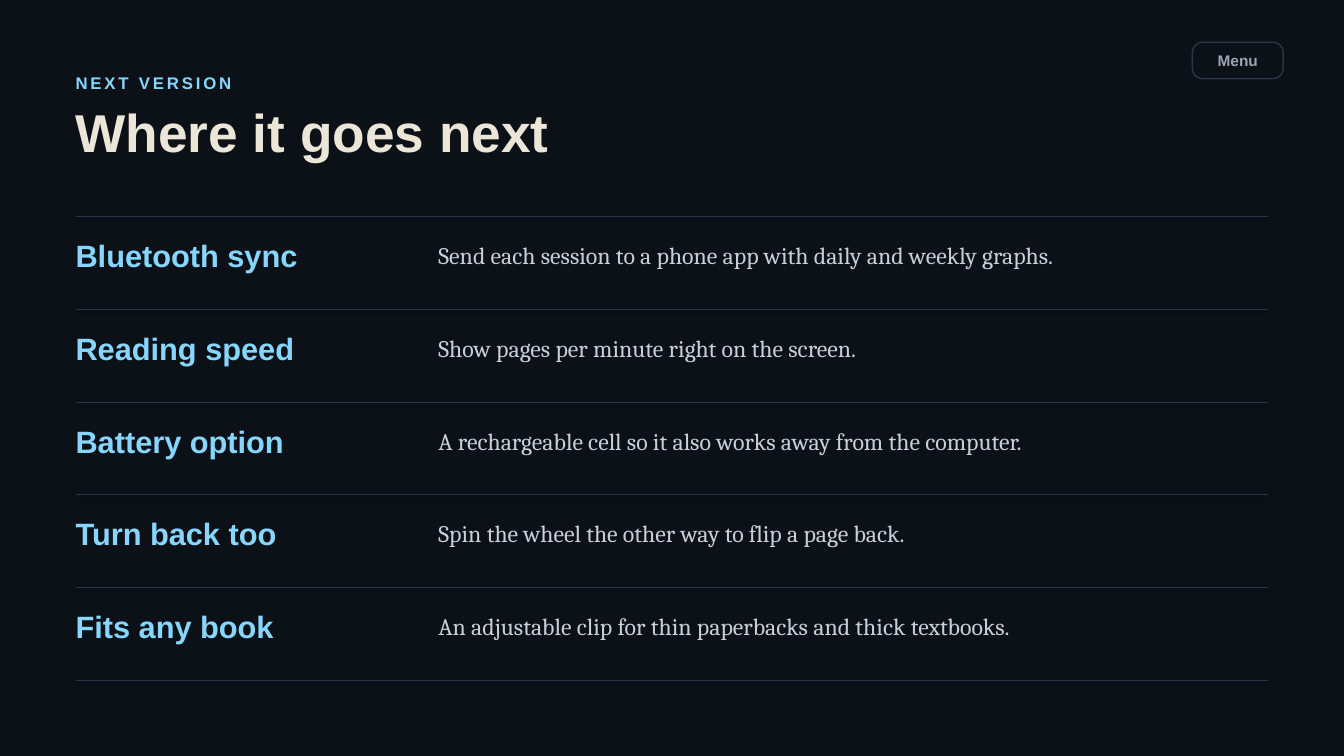
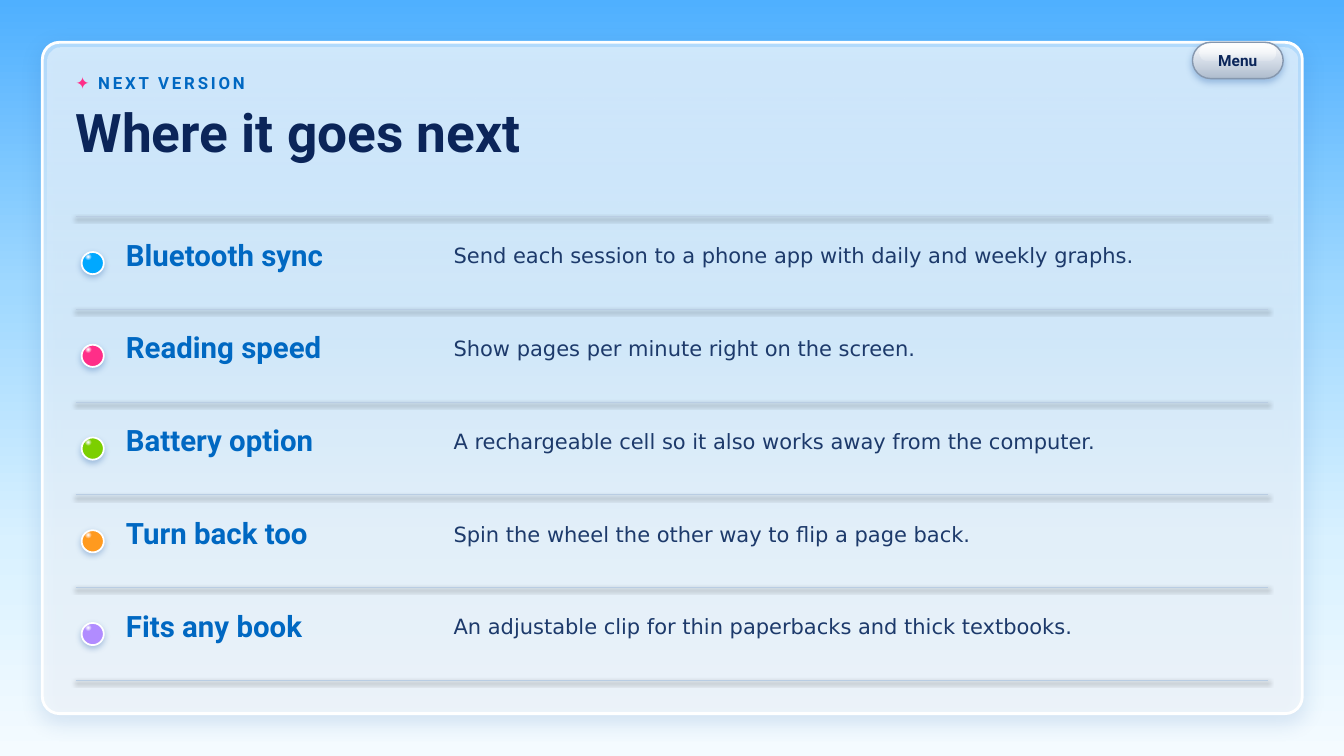
Before and after one commit to sharmaricha676-rgb/bookcounterppt, a slide deck: slide 39 of BookCounter-interactive.pptx (slide 38 before the commit). Drawn at 1344x756 pixels with LibreOffice and Linux fonts; fonts in the diff are those of the drawing. Boxes give left, top, right and bottom in pixels: in the first picture for what was removed or moved away, otherwise in the second. Text is boxed around its words. In the diff, an @@ line names an element or a change of style, - is before the commit and + after.

```diff
--- a/BookCounter-interactive.pptx
+++ b/BookCounter-interactive.pptx
@@ background #0C1118 to gradient #4FB0FF to #9FD8FF to #D9F1FF to #F4FBFF @@
@@ rounded rectangle added at bbox=[42, 42, 1303, 714], fill #FFFFFF at 55% opacity, outline #9FB3C8 2 pt @@
@@ rounded rectangle added at bbox=[47, 47, 1298, 356], fill gradient #FFFFFF @@
@@ rounded rectangle "Menu" at bbox=[1193, 42, 1284, 79]: font Arial to Roboto, text colour #9BA5B5 to #0B2559; fill #0C1118 to none; outline #2A3647 1 pt to none; proportions changed @@
@@ rounded rectangle added at bbox=[1193, 42, 1284, 79], fill gradient #FFFFFF to #D5DDE8 to #AEBCCD, outline #8597AE 1 pt @@
@@ rounded rectangle added at bbox=[1200, 44, 1276, 60], fill gradient #FFFFFF @@
@@ text at bbox=[98, 77, 245, 89]: text changed; font Arial to Roboto; text colour #86D6FF to #0068C2 @@
-NEXT VERSION
+✦ NEXT VERSION
@@ text "Where it goes next" at bbox=[76, 112, 521, 163]: font Arial to Roboto, text colour #ECE6D9 to #0B2559 @@
@@ line (76, 217) - (1268, 217): stroke #2A3647 0.75 pt to #B9CDE3 0.75 pt @@
@@ text "Bluetooth sync": place and size @@
-text "Bluetooth sync" at bbox=[76, 244, 297, 273]
+text "Bluetooth sync" at bbox=[126, 244, 323, 273]
@@ ellipse added at bbox=[82, 252, 104, 274], fill gradient #FFFFFF to #00A8FF, outline #FFFFFF 1.25 pt @@
@@ text "Send each session to a ...": place and size @@
-text "Send each session to a ..." at bbox=[438, 247, 1053, 269]
+text "Send each session to a ..." at bbox=[454, 247, 1133, 268]
@@ line (76, 310) - (1268, 310): stroke #2A3647 0.75 pt to #B9CDE3 0.75 pt @@
@@ ellipse added at bbox=[82, 345, 104, 367], fill gradient #FFFFFF to #FF2E88, outline #FFFFFF 1.25 pt @@
@@ text "Reading speed": place and size @@
-text "Reading speed" at bbox=[76, 337, 294, 366]
+text "Reading speed" at bbox=[126, 336, 321, 364]
@@ text "Show pages per minute right ...": place and size @@
-text "Show pages per minute right ..." at bbox=[438, 340, 856, 362]
+text "Show pages per minute right ..." at bbox=[454, 340, 915, 361]
@@ line (76, 402) - (1268, 402): stroke #2A3647 0.75 pt to #B9CDE3 0.75 pt @@
@@ ellipse added at bbox=[82, 438, 104, 460], fill gradient #FFFFFF to #7CCF00, outline #FFFFFF 1.25 pt @@
@@ text "Battery option": place and size @@
-text "Battery option" at bbox=[76, 430, 284, 458]
+text "Battery option" at bbox=[126, 429, 313, 458]
@@ text "A rechargeable cell so it ...": place and size @@
-text "A rechargeable cell so it ..." at bbox=[438, 433, 1021, 455]
+text "A rechargeable cell so it ..." at bbox=[454, 433, 1095, 454]
@@ line (76, 495) - (1268, 495): stroke #2A3647 0.75 pt to #B9CDE3 0.75 pt @@
@@ ellipse added at bbox=[82, 530, 104, 553], fill gradient #FFFFFF to #FF9A1F, outline #FFFFFF 1.25 pt @@
@@ text "Turn back too": place and size @@
-text "Turn back too" at bbox=[76, 522, 277, 546]
+text "Turn back too" at bbox=[126, 522, 308, 545]
@@ text "Spin the wheel the other ...": place and size @@
-text "Spin the wheel the other ..." at bbox=[438, 525, 905, 547]
+text "Spin the wheel the other ..." at bbox=[454, 526, 970, 547]
@@ line (76, 588) - (1268, 588): stroke #2A3647 0.75 pt to #B9CDE3 0.75 pt @@
@@ ellipse added at bbox=[82, 623, 104, 645], fill gradient #FFFFFF to #B18CFF, outline #FFFFFF 1.25 pt @@
@@ size 22 to 21 pt, font Arial to Roboto, text colour #86D6FF to #0068C2 in 5 elements at bbox=[126, 244, 323, 273], bbox=[126, 336, 321, 364], bbox=[126, 429, 313, 458], bbox=[126, 522, 308, 545], bbox=[126, 615, 302, 644] @@
@@ text "Fits any book": place and size @@
-text "Fits any book" at bbox=[76, 615, 273, 644]
+text "Fits any book" at bbox=[126, 615, 302, 644]
@@ size 17 to 15 pt, font Cambria to DejaVu Sans, text colour #C9CFD8 to #1D3A6B in 5 elements at bbox=[454, 247, 1133, 268], bbox=[454, 340, 915, 361], bbox=[454, 433, 1095, 454], bbox=[454, 526, 970, 547], bbox=[454, 618, 1072, 639] @@
@@ text "An adjustable clip for thin ...": place and size @@
-text "An adjustable clip for thin ..." at bbox=[438, 618, 1010, 640]
+text "An adjustable clip for thin ..." at bbox=[454, 618, 1072, 639]
@@ line (76, 681) - (1268, 681): stroke #2A3647 0.75 pt to #B9CDE3 0.75 pt @@
```
Also in this commit, not shown: 38 other slides changed, 1 slide added, 5 other files.
